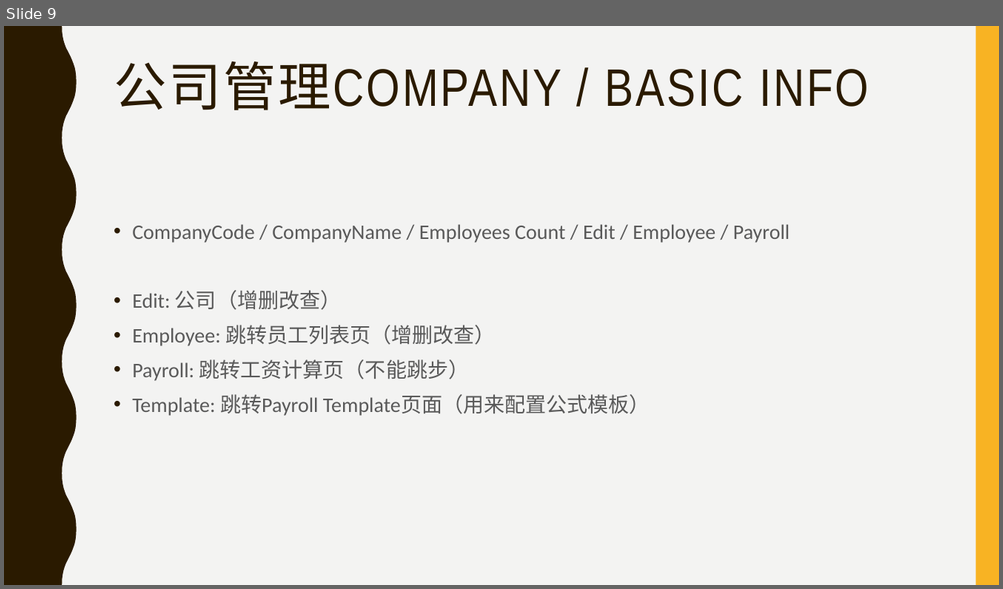
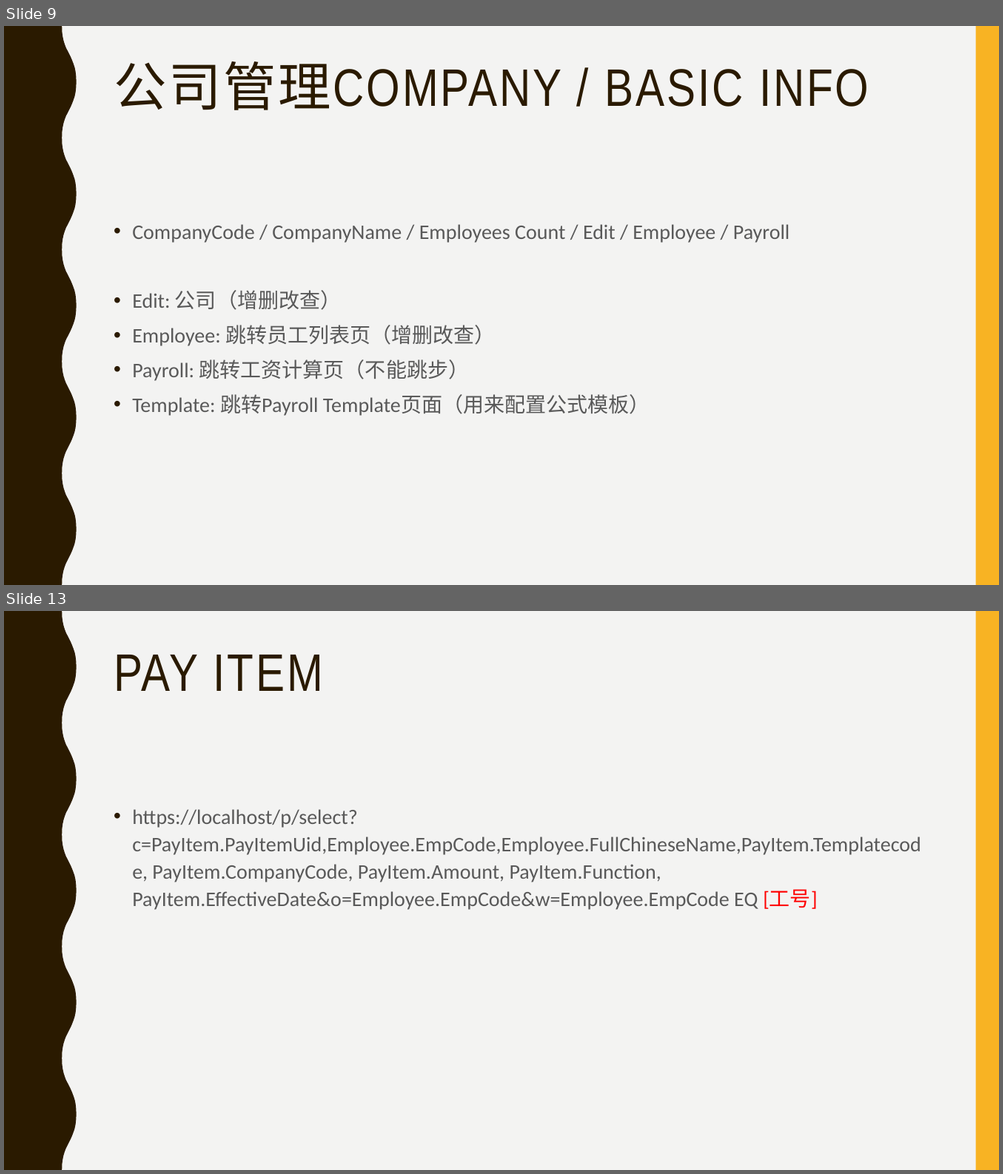
Before and after one commit to payrolls/payrolls.github.io, a slide deck: doc/Payroll Web UI.pptx. Shown one above the other, each under a label of ours: slide 9 before the commit, slides 9 and 13 after it; the slides between them are not shown. The pictures are 1003x589 and 1003x1174 pixels, drawn with LibreOffice and Linux fonts; fonts in the diff are those of the drawing. Boxes give left, top, right and bottom in pixels: in the first picture for what was removed or moved away, otherwise in the second. Text is boxed around its words. In the diff, an @@ line names an element or a change of style, - is before the commit and + after.

```diff
--- a/doc/Payroll Web UI.pptx
+++ b/doc/Payroll Web UI.pptx
@@ slide 13 added at box(4, 611, 999, 1170), background #F3F3F2; not listed: 2 template elements that a slide beside it also shows @@
@@ title added at box(114, 655, 323, 691), 51 pt, text #2A1A00 @@
+PAY ITEM
@@ text added at box(132, 809, 921, 910), 20 pt, text #595959 @@
+• https://localhost/p/select?c=PayItem.PayItemUid,Employee.EmpCode,Employee.FullChineseName,PayItem.Templatecode, PayItem.CompanyCode, PayItem.Amount, PayItem.Function, PayItem.EffectiveDate&o=Employee.EmpCode&w=Employee.EmpCode EQ [工号]
```
Also in this commit, not shown: 1 slide changed, 2 other slides added.
